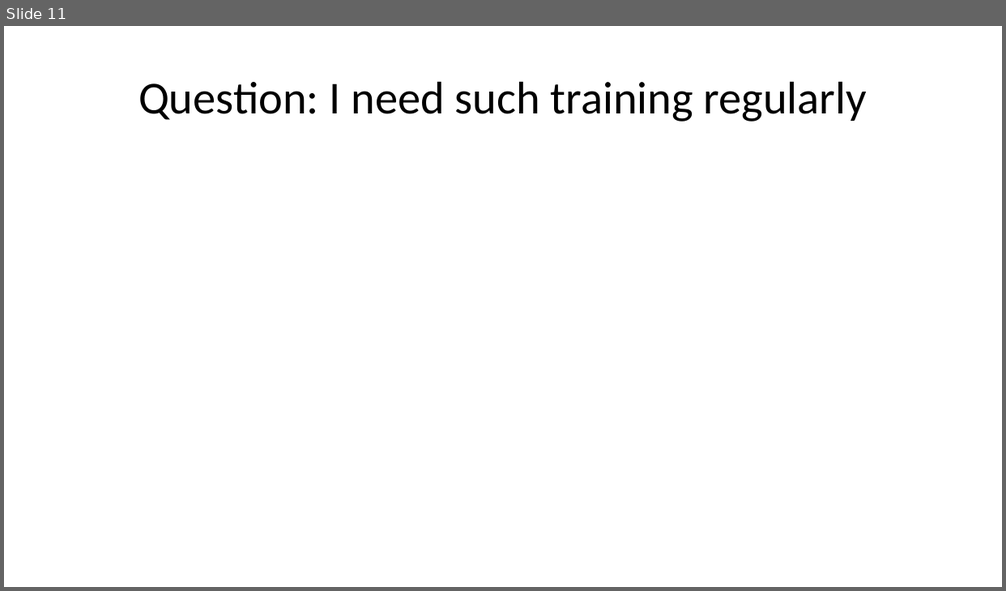
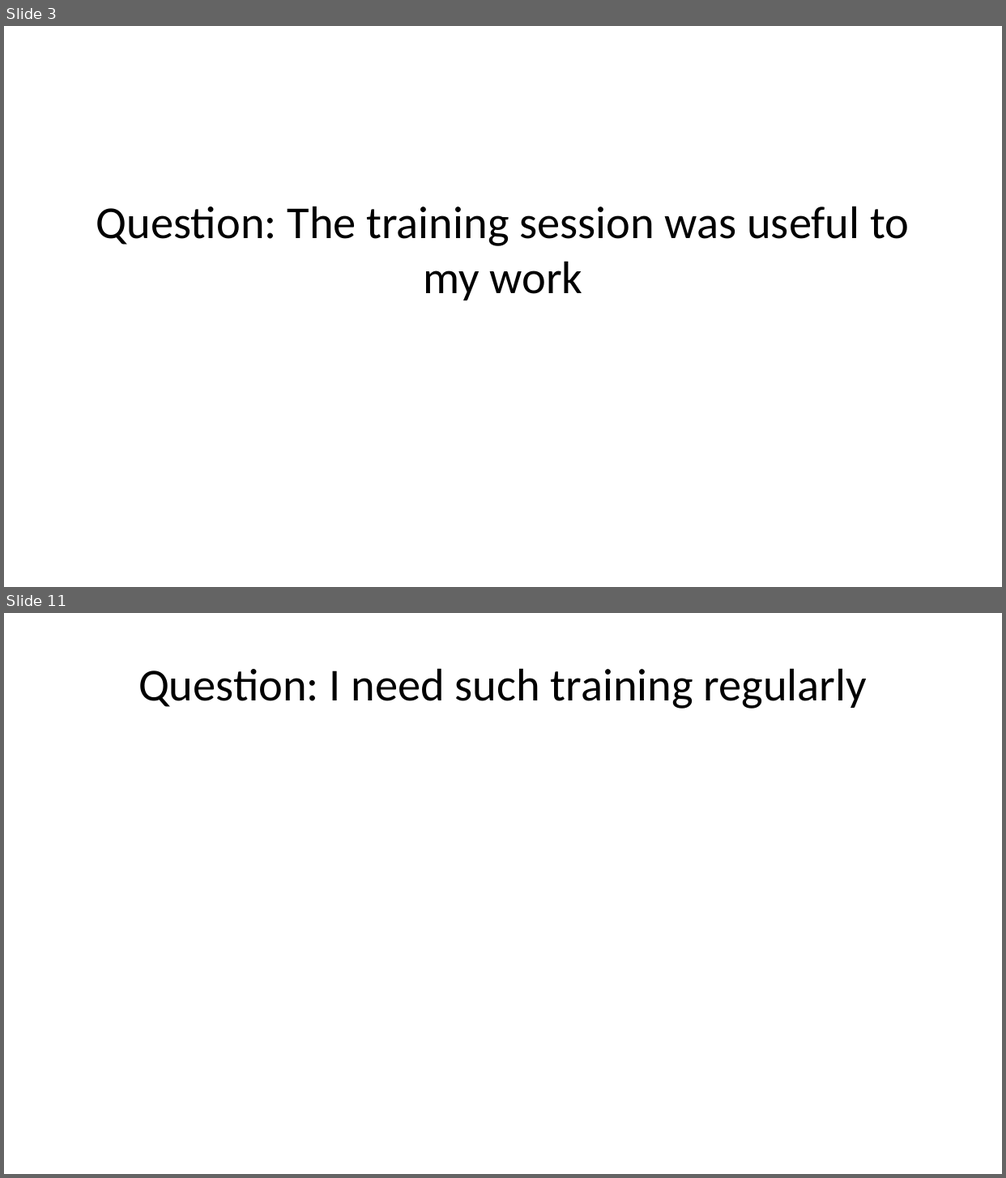
Before and after one commit to Harry6234/Data-Analyis-on-Refresher-Training, a slide deck: data_report.pptx. Shown one above the other, each under a label of ours: slide 11 before the commit, slides 3 and 11 after it; the slides between them are not shown. The pictures are 1006x591 and 1006x1178 pixels, drawn with LibreOffice and Linux fonts; fonts in the diff are those of the drawing. Boxes give left, top, right and bottom in pixels: in the first picture for what was removed or moved away, otherwise in the second. Text is boxed around its words. In the diff, an @@ line names an element or a change of style, - is before the commit and + after.

```diff
--- a/data_report.pptx
+++ b/data_report.pptx
@@ slide 3 added at [4,26,1002,587], background #FFFFFF @@
@@ title added at [96,206,909,301], 33 pt, text #000000 @@
+Question: The training session was useful to my work
```
Also in this commit, not shown: 5 slides changed, 18 other slides added, 4 slides removed, 2 other files.
